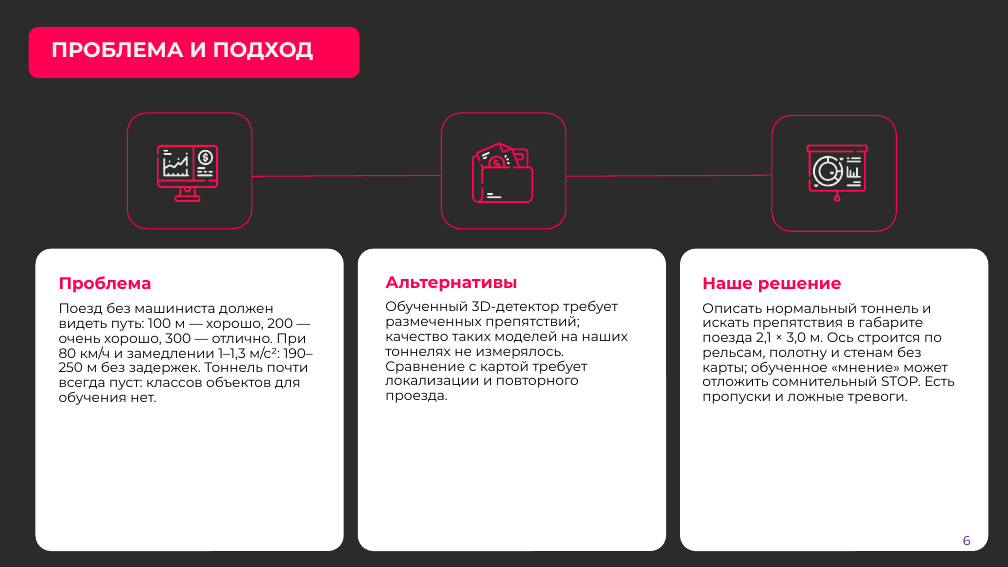
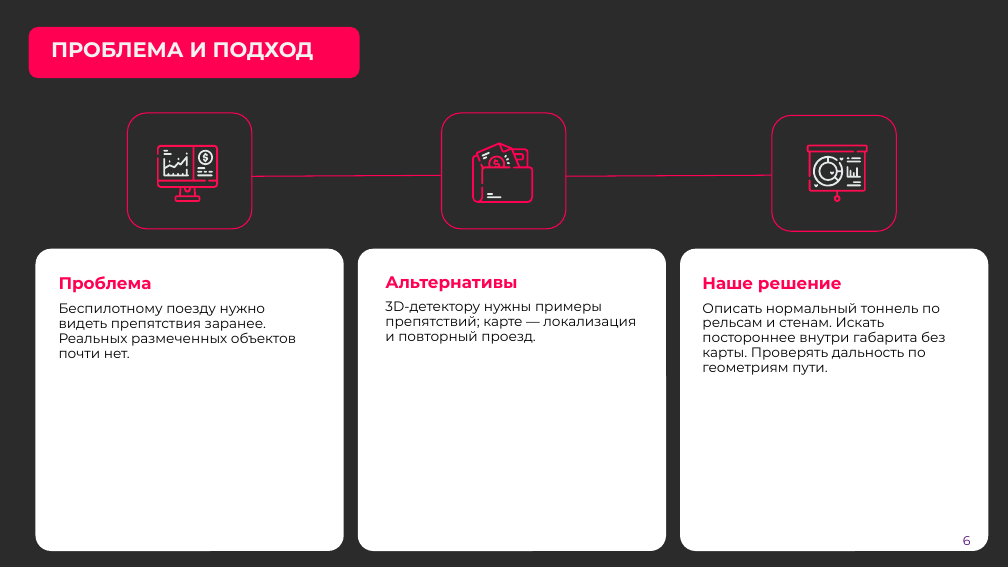
Before and after one commit to pmixay/ReSense, a slide deck: slide 6 of docs/presentation/ReSense_LCT2026.pptx. Drawn at 1008x567 pixels with LibreOffice and Linux fonts; fonts in the diff are those of the drawing; background and template pictures are left out; a plain dark background stands for a picture behind light text. Boxes give left, top, right and bottom in pixels: in the first picture for what was removed or moved away, otherwise in the second. Text is boxed around its words. In the diff, an @@ line names an element or a change of style, - is before the commit and + after.

```diff
--- a/docs/presentation/ReSense_LCT2026.pptx
+++ b/docs/presentation/ReSense_LCT2026.pptx
@@ text at box(59, 303, 296, 358): text changed @@
-Поезд без машиниста должен видеть путь: 100 м — хорошо, 200 — очень хорошо, 300 — отлично. При 80 км/ч и замедлении 1–1,3 м/с²: 190–250 м без задержек. Тоннель почти всегда пуст: классов объектов для обучения нет.
+Беспилотному поезду нужно видеть препятствия заранее. Реальных размеченных объектов почти нет.
@@ text at box(385, 301, 636, 344): text changed @@
-Обученный 3D-детектор требует размеченных препятствий; качество таких моделей на наших тоннелях не измерялось. Сравнение с картой требует локализации и повторного проезда.
+3D-детектору нужны примеры препятствий; карте — локализация и повторный проезд.
@@ text at box(702, 303, 945, 375): text changed @@
-Описать нормальный тоннель и искать препятствия в габарите поезда 2,1 × 3,0 м. Ось строится по рельсам, полотну и стенам без карты; обученное «мнение» может отложить сомнительный STOP. Есть пропуски и ложные тревоги.
+Описать нормальный тоннель по рельсам и стенам. Искать постороннее внутри габарита без карты. Проверять дальность по геометриям пути.
```
Also in this commit, not shown: 13 other slides changed, 22 other files.
